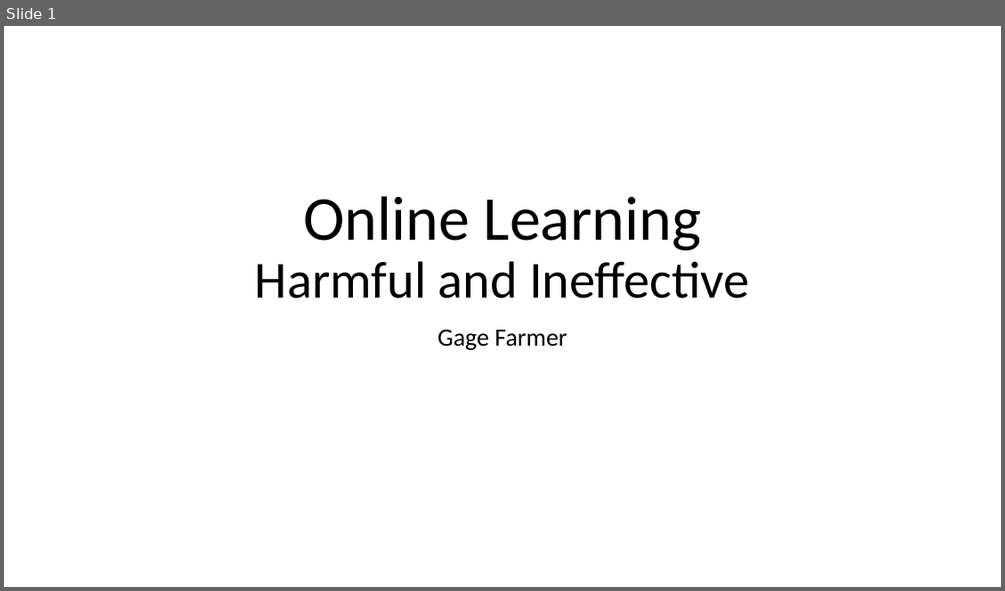
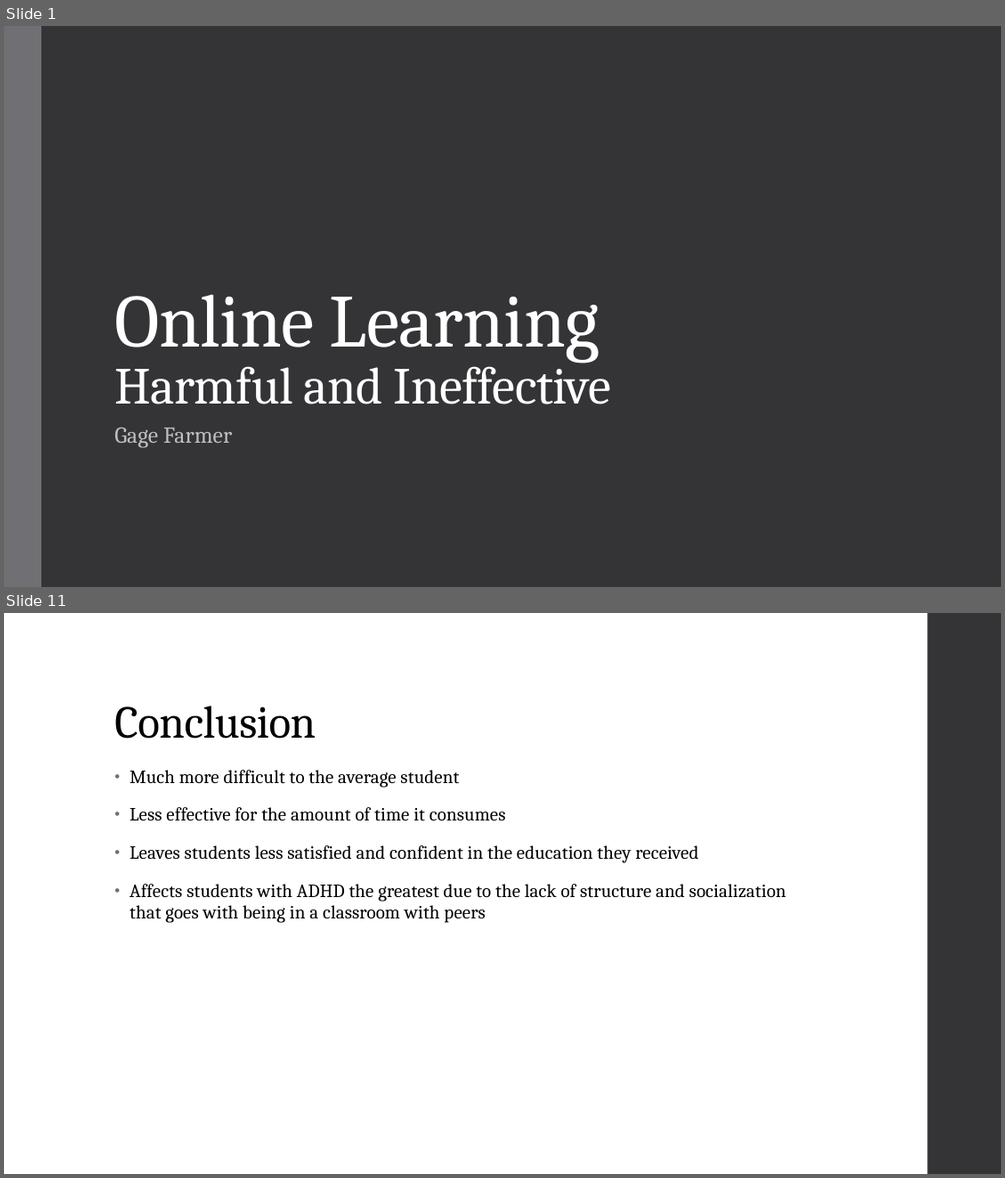
Before and after one commit to trickyok/College-Work, a slide deck: Spring 2022/Comp II/Writing Project 3/Online Learning.pptx. Shown one above the other, each under a label of ours: slide 1 before the commit, slides 1 and 11 after it; the slides between them are not shown. The pictures are 1005x591 and 1005x1178 pixels, drawn with LibreOffice and Linux fonts; fonts in the diff are those of the drawing. Boxes give left, top, right and bottom in pixels: in the first picture for what was removed or moved away, otherwise in the second. Text is boxed around its words. In the diff, an @@ line names an element or a change of style, - is before the commit and + after.

```diff
--- a/Spring 2022/Comp II/Writing Project 3/Online Learning.pptx
+++ b/Spring 2022/Comp II/Writing Project 3/Online Learning.pptx
@@ slide 11 added at (4, 613, 1001, 1174), background #FFFFFF @@
@@ rectangle added at (928, 613, 1001, 1174), fill #353537 @@
@@ title added at (114, 706, 316, 738), 44 pt, text #000000 @@
+Conclusion
@@ text added at (129, 770, 786, 923), 18 pt, text #000000 @@
+• Much more difficult to the average student
+• Less effective for the amount of time it consumes
+• Leaves students less satisfied and confident in the education they received
+• Affects students with ADHD the greatest due to the lack of structure and socialization that goes with being in a classroom with peers
@@ slide 1 changed as well @@
@@ background #FFFFFF to #353537 @@
@@ rectangle added at (4, 26, 41, 587), fill #6F6F74 @@
@@ title "Online Learning Harmful and Ineffective": place and size @@
-title "Online Learning Harmful and Ineffective" at (255, 196, 749, 298)
+title "Online Learning Harmful and Ineffective" at (114, 294, 612, 404)
@@ title "Online Learning Harmful and Ineffective" at (114, 294, 612, 404): size 60 to 72 pt in "Online Learning"; font Calibri to Cambria, text colour #000000 to #FFFFFF, letter spacing 0 to -0.5 pt; alignment centre to left; line spacing 0.9 to 0.85 @@
@@ subtitle "Gage Farmer": place and size @@
-subtitle "Gage Farmer" at (437, 329, 566, 350)
+subtitle "Gage Farmer" at (114, 426, 232, 448)
@@ subtitle "Gage Farmer" at (114, 426, 232, 448): size 24 to 22 pt, font Calibri to Cambria, text colour #000000 to #BFBFBF, letter spacing 0 to 0.1 pt; alignment centre to left; line spacing 0.9 to 0.95; more space between paragraphs @@
```
Also in this commit, not shown: 4 other slides changed, 7 other slides added, 7 slides removed.
